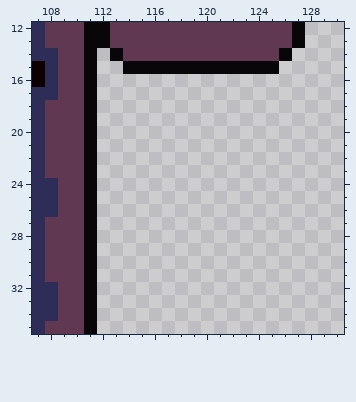
One commit to this pixel-art file: assets/art/tilesets/cave-level/cave-tileset.aseprite. Above is the file before it was changed.
224x256 pixels, 1 frame. Colours within 5 levels of each other are drawn and written as one. Shown: x 107..130, y 12..35. The commit also changed other parts of the picture, which this record leaves out.
And afterwards:
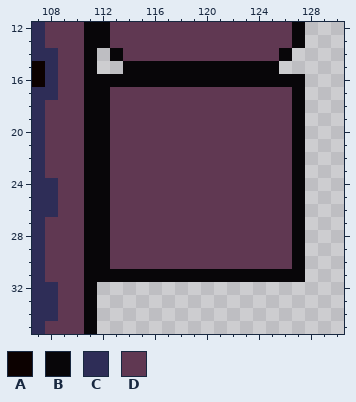
Palette (. is transparent): A #0c0100  B #080609  C #2e2d57  D #603852
Difference:
{"y":16,"x":112,"old":"................","new":"BBBBBBBBBBBBBBBB"}
{"y":17,"x":112,"old":"................","new":"BDDDDDDDDDDDDDDB"}
{"y":18,"x":112,"old":"................","new":"BDDDDDDDDDDDDDDB"}
{"y":19,"x":112,"old":"................","new":"BDDDDDDDDDDDDDDB"}
{"y":20,"x":112,"old":"................","new":"BDDDDDDDDDDDDDDB"}
{"y":21,"x":112,"old":"................","new":"BDDDDDDDDDDDDDDB"}
{"y":22,"x":112,"old":"................","new":"BDDDDDDDDDDDDDDB"}
{"y":23,"x":112,"old":"................","new":"BDDDDDDDDDDDDDDB"}
{"y":24,"x":112,"old":"................","new":"BDDDDDDDDDDDDDDB"}
{"y":25,"x":112,"old":"................","new":"BDDDDDDDDDDDDDDB"}
{"y":26,"x":112,"old":"................","new":"BDDDDDDDDDDDDDDB"}
{"y":27,"x":112,"old":"................","new":"BDDDDDDDDDDDDDDB"}
{"y":28,"x":112,"old":"................","new":"BDDDDDDDDDDDDDDB"}
{"y":29,"x":112,"old":"................","new":"BDDDDDDDDDDDDDDB"}
{"y":30,"x":112,"old":"................","new":"BDDDDDDDDDDDDDDB"}
{"y":31,"x":112,"old":"................","new":"BBBBBBBBBBBBBBBB"}
